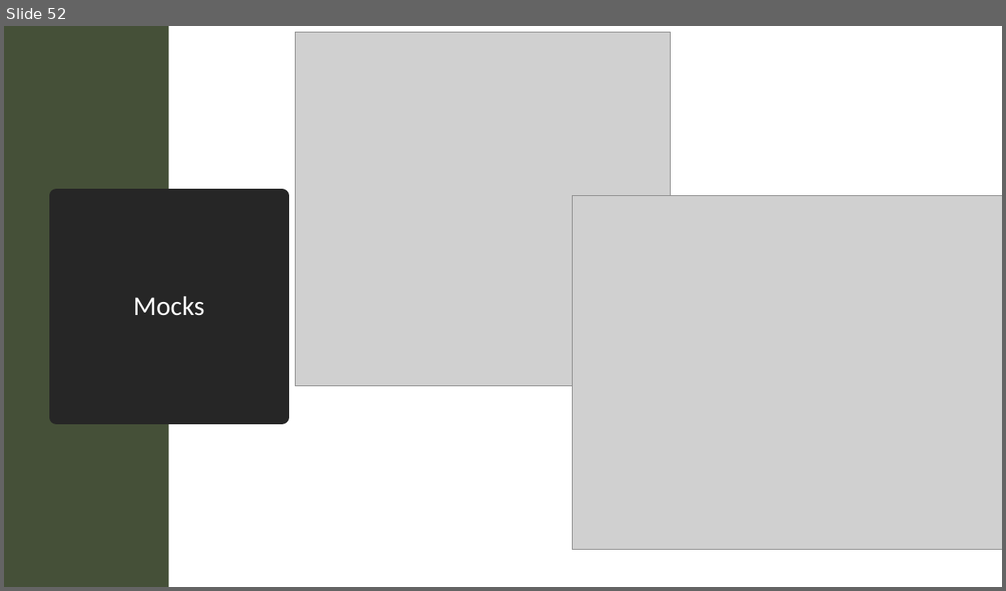
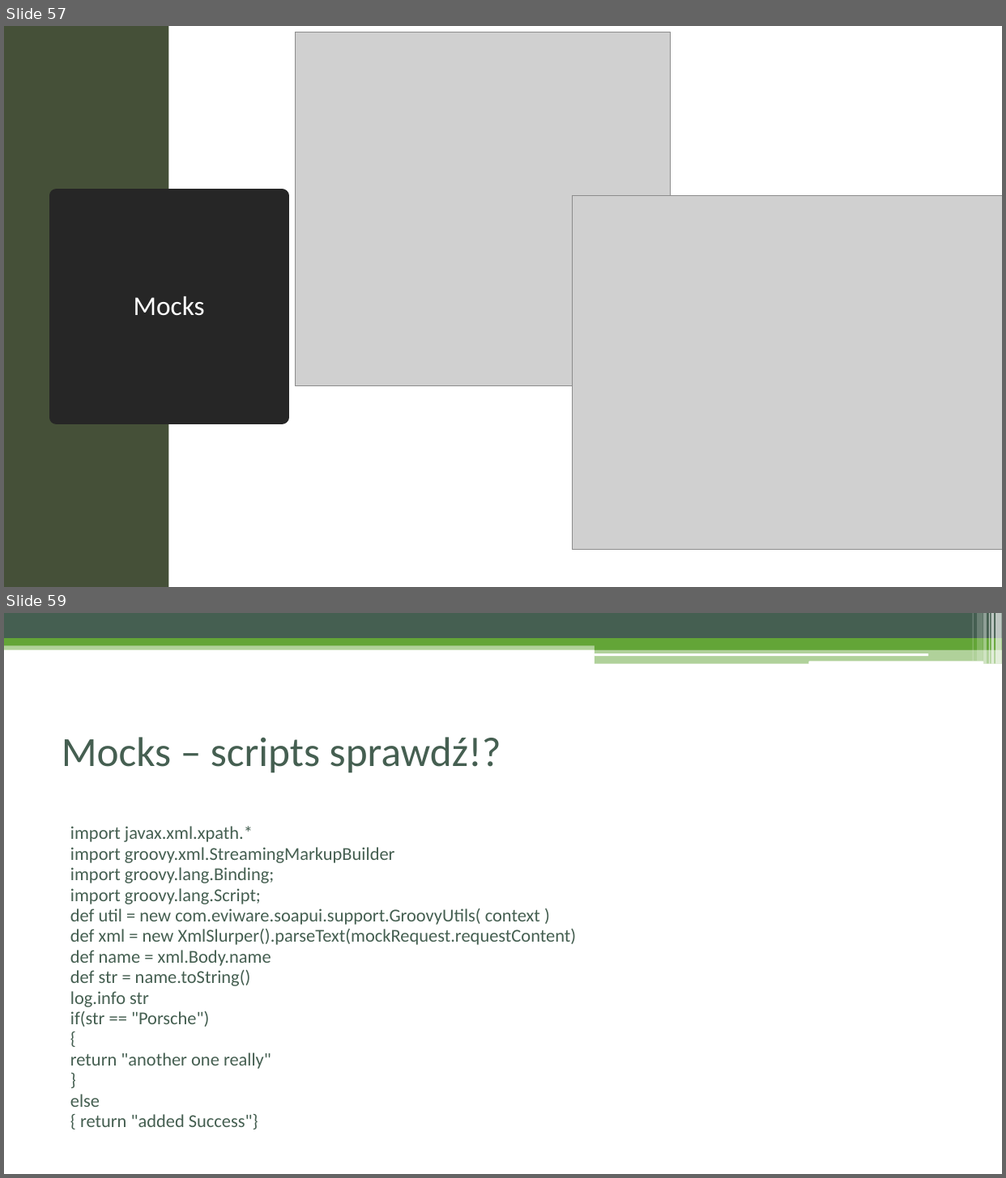
Before and after one commit to czyzyk29/SoapUI_Workshop, a slide deck: Warsztat_soapUI.pptx. Shown one above the other, each under a label of ours: slide 52 before the commit, slides 57 and 59 after it; the slides between them are not shown. The pictures are 1006x591 and 1006x1178 pixels, drawn with LibreOffice and Linux fonts; fonts in the diff are those of the drawing; grey boxes stand for pictures. Boxes give left, top, right and bottom in pixels: in the first picture for what was removed or moved away, otherwise in the second. Text is boxed around its words. In the diff, an @@ line names an element or a change of style, - is before the commit and + after.

```diff
--- a/Warsztat_soapUI.pptx
+++ b/Warsztat_soapUI.pptx
@@ slide 59 added at bbox=[4, 613, 1002, 1174], background #FFFFFF; not listed: 11 template elements that a slide beside it also shows @@
@@ freeform shape added at bbox=[594, 653, 928, 656], fill #FFFFFF @@
@@ freeform shape added at bbox=[809, 661, 983, 664], fill #FFFFFF @@
@@ title added at bbox=[62, 737, 501, 773], 40 pt, text #455F51 @@
+Mocks – scripts sprawdź!?
@@ text added at bbox=[70, 826, 577, 1130], 17.5 pt, text #455F51 @@
+import javax.xml.xpath.*
+import groovy.xml.StreamingMarkupBuilder
+import groovy.lang.Binding;
+import groovy.lang.Script;
+def util = new com.eviware.soapui.support.GroovyUtils( context )
+def xml = new XmlSlurper().parseText(mockRequest.requestContent)
+def name = xml.Body.name
+def str = name.toString()
+log.info str
+if(str == "Porsche")
+{
+return "another one really"
+}
+else
+{ return "added Success"}
@@ what was slide 52 is now slide 57 @@
```
Also in this commit, not shown: 13 slides changed, 7 other slides added, 4 other files.
